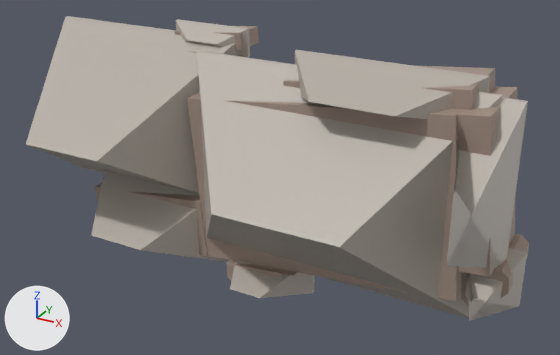
An edit to the glTF model modelle/hofgut_sternen/hofgut_massing.glb, drawn before and after from the same camera.
Before and after are seen from a 50 mm camera at (62.7, -68.6, 42.8) aimed at (29.0, -7.2, 12.1). The lights are fixed; the arrows at lower left show +X, +Y and +Z. The first picture is the older version. Vertices at exactly the same position are counted once.

Names of what the first picture shows: 'daecher', 'waende'.
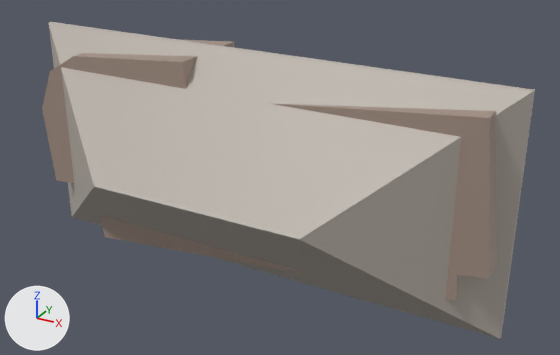
The edits, one by one:
me_waende is used by ob_waende; location (0.0, 0.0, 0.0).
me_waende had 110 vertices, 232 faces and spanned x 0.0..52.1, y -10.1..0.0, z 0.0..25.0.
me_waende now has 26 vertices, 48 faces and spans x 0.0..50.6, y -9.4..0.0, z 1.0..23.0.
Part 1, on me_waende:
95 vertices are removed from x 0.0..52.1, y -10.1..0.0, z 0.0..25.0.
229 faces are deleted.
5 vertices move from x 0.6..49.1, y -9.0..0.0, z 6.7..22.4 to x 0.0..49.1, y -9.4, z 6.7..22.4.
11 vertices are added at x 6.6..50.6, y -9.4..0.0, z 1.0..23.0.
45 new faces join them.
me_daecher is used by ob_daecher; location (0.0, 0.0, 0.0).
me_daecher had 96 vertices, 160 faces and spanned x -1.1..52.7, y -17.6..-2.4, z -0.4..25.3.
me_daecher now has 12 vertices, 20 faces and spans x -1.0..51.6, y -17.5..-5.5, z 0.0..24.0.
me_daecher part 2: the loose piece of 12 vertices spanning x 18.7..49.1, y -17.5..-5.5, z 1.3..23.2 is rebuilt with 12 vertices and now spans x -1.0..51.6, y -17.5..-5.5, z 0.0..24.0.
me_daecher part 3: 7 loose pieces with 84 vertices, spanning x -1.1..52.7, y -17.6..-2.4, z -0.4..25.3, are deleted.

What differs and where, as boxes (x1, y1, x2, y2) in the pictures (560 x 355 px):
'daecher', reshaped
    before: (26, 16, 528, 321)
    after: (49, 22, 535, 339)
'waende', reshaped (6% shorter)
    before: (81, 26, 529, 306)
    after: (42, 39, 497, 301)
part 2 of me_daecher, rebuilt (59% wider, 18% taller)
    before: (196, 50, 502, 318)
    after: (49, 22, 535, 339)
part 3 of me_daecher, deleted
    before: (26, 16, 528, 321)
